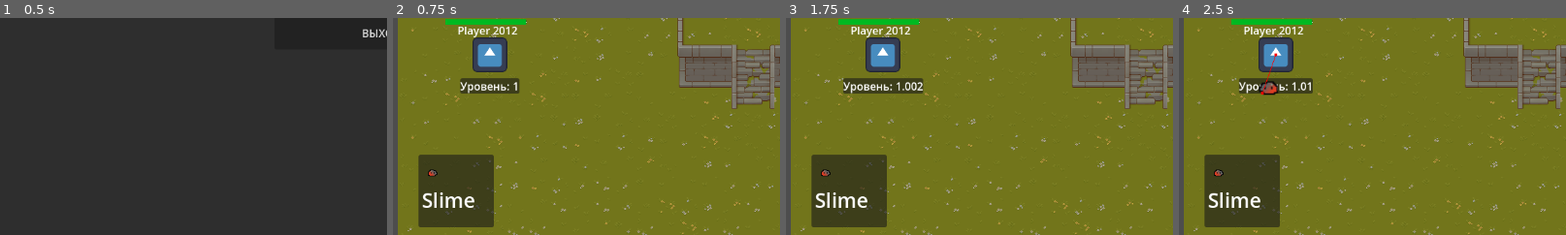
Above: before the commit, frames 1-4 (left to right).
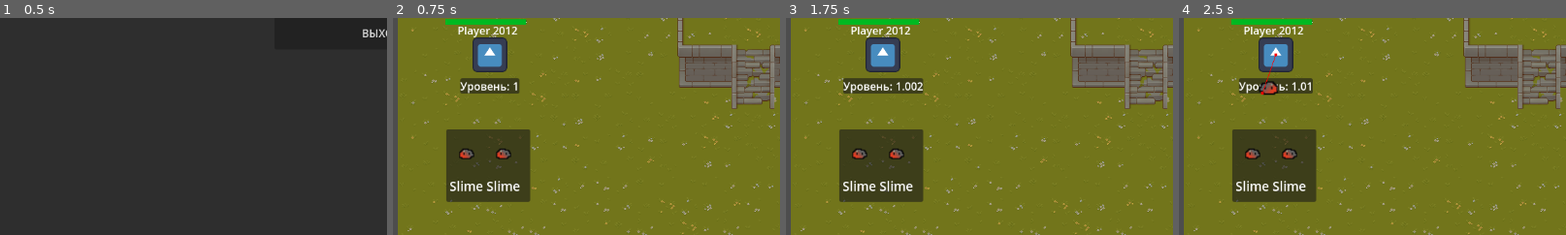
Above: after the commit, the same moments.

Repository: lunaro-4/WerewolfDestroyers
Game: Godot game, scene res://Scenes/MainMenu.tscn
Same seed, same stepped clock (60 frames per second), same inputs: the game is played once before the commit and once after it. The engine's default icon, where the game draws it, is replaced by a stand-in: a white triangle on a blue panel in a dark square.
Inputs (mouse positions are % of the whole screen's width and height, from its top left):
- Up to frame 1 (0.5 s): no input
- Up to frame 2 (0.75 s): click "Новая игра" at 0.5 s
- Up to frame 3 (1.75 s): tap Enter (Suget) at 1.25 s; move the mouse to (72, 45) at 1.27 s; hold Right (right) from 1.28 s (still down); click (72, 45) at 1.35 s; tap Tab (Shop) at 1.52 s
- Up to frame 4 (2.5 s): release Right (right) at 2 s; click (7, 84) at 2.02 s
The pictures show only the part of the screen within x 0-50%, y 48-98%; the shares and areas given below are measured in that part.

Frame 1 is identical in both runs. In frame 2, 9.0% of the frame differs, in the area x 6-36%, y 51-97%; in frame 3, 9.0%; in frame 4, 9.0%.

Commit message:
Работа с кнопками

Diff:
--- a/Scenes/main_scene.tscn
+++ b/Scenes/main_scene.tscn
@@ -17,6 +17,9 @@
 polygons = Array[PackedInt32Array]([PackedInt32Array(0, 1, 2, 3)])
 outlines = Array[PackedVector2Array]([PackedVector2Array(14, 701, 10, 37, 1182, 53, 1175, 704)])
 source_geometry_group_name = &"navigation_polygon_source_group"
+
+[sub_resource type="Theme" id="Theme_iigil"]
+default_font_size = 19
 
 [node name="MainScene" type="Node2D"]
 script = ExtResource("1_tmsga")
@@ -85,10 +88,15 @@
 [node name="ChooseUnit" type="CanvasLayer" parent="."]
 
 [node name="CurrencyContainer" type="PanelContainer" parent="ChooseUnit"]
-offset_left = 38.0
-offset_top = 517.0
-offset_right = 150.0
-offset_bottom = 625.0
+anchors_preset = 2
+anchor_top = 1.0
+anchor_bottom = 1.0
+offset_left = 79.0
+offset_top = -169.0
+offset_right = 191.0
+offset_bottom = -61.0
+grow_vertical = 0
+size_flags_horizontal = 0
 theme = ExtResource("9_wmyj5")
 
 [node name="MarginContainer" type="MarginContainer" parent="ChooseUnit/CurrencyContainer"]
@@ -101,16 +109,47 @@
 [node name="HBoxContainer" type="HBoxContainer" parent="ChooseUnit/CurrencyContainer/MarginContainer"]
 layout_mode = 2
 
-[node name="SlimeButton" type="VBoxContainer" parent="ChooseUnit/CurrencyContainer/MarginContainer/HBoxContainer"]
+[node name="MarginContainer" type="MarginContainer" parent="ChooseUnit/CurrencyContainer/MarginContainer/HBoxContainer"]
 layout_mode = 2
 
-[node name="TextureButton" type="TextureButton" parent="ChooseUnit/CurrencyContainer/MarginContainer/HBoxContainer/SlimeButton"]
+[node name="SlimeButton" type="VBoxContainer" parent="ChooseUnit/CurrencyContainer/MarginContainer/HBoxContainer/MarginContainer"]
 layout_mode = 2
+
+[node name="TextureButton" type="TextureButton" parent="ChooseUnit/CurrencyContainer/MarginContainer/HBoxContainer/MarginContainer/SlimeButton"]
+custom_minimum_size = Vector2(30, 50)
+layout_mode = 2
+size_flags_vertical = 0
+toggle_mode = true
 texture_normal = ExtResource("8_6b7bv")
+stretch_mode = 0
 
-[node name="Label" type="Label" parent="ChooseUnit/CurrencyContainer/MarginContainer/HBoxContainer/SlimeButton"]
+[node name="SlimeText" type="Label" parent="ChooseUnit/CurrencyContainer/MarginContainer/HBoxContainer/MarginContainer/SlimeButton"]
 layout_mode = 2
+size_flags_horizontal = 0
+size_flags_vertical = 10
+theme = SubResource("Theme_iigil")
 text = "Slime"
+
+[node name="SlimeButton2" type="VBoxContainer" parent="ChooseUnit/CurrencyContainer/MarginContainer/HBoxContainer"]
+layout_mode = 2
+
+[node name="TextureButton" type="TextureButton" parent="ChooseUnit/CurrencyContainer/MarginContainer/HBoxContainer/SlimeButton2"]
+custom_minimum_size = Vector2(30, 50)
+layout_mode = 2
+size_flags_vertical = 0
+toggle_mode = true
+texture_normal = ExtResource("8_6b7bv")
+stretch_mode = 0
+
+[node name="SlimeText" type="Label" parent="ChooseUnit/CurrencyContainer/MarginContainer/HBoxContainer/SlimeButton2"]
+layout_mode = 2
+size_flags_horizontal = 0
+size_flags_vertical = 10
+theme = SubResource("Theme_iigil")
+text = "Slime"
+
+[node name="AspectRatioContainer" type="AspectRatioContainer" parent="ChooseUnit/CurrencyContainer/MarginContainer/HBoxContainer"]
+layout_mode = 2
 
 [node name="PauseMenulayer" type="CanvasLayer" parent="."]
 visible = false
Binary file added: Scenes/goblin_one.png
Not shown, added: Scenes/goblin_one.png.import
Not shown: 1 places in Scenes/main_scene.tscn that only renumber resources
